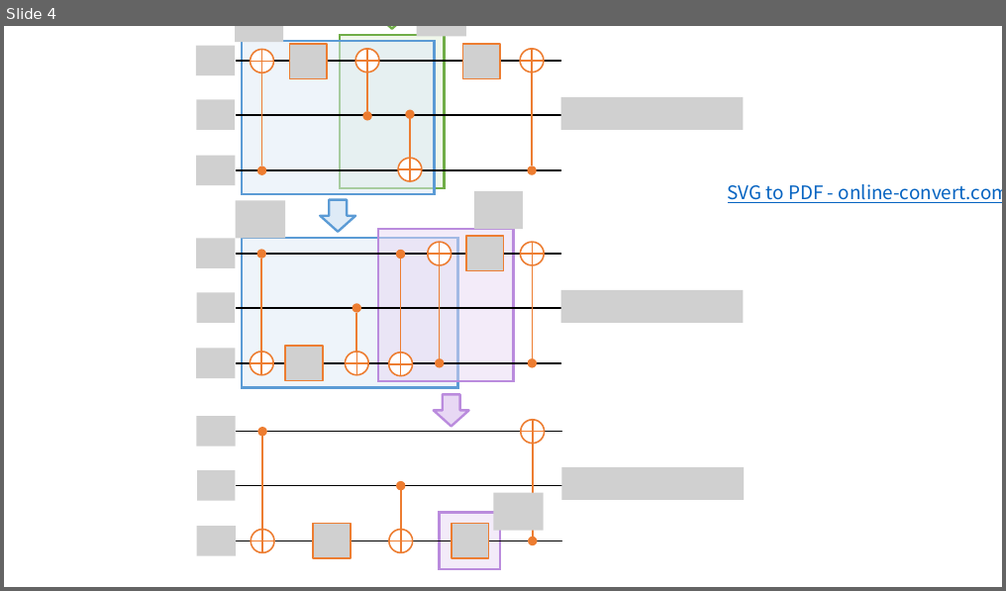
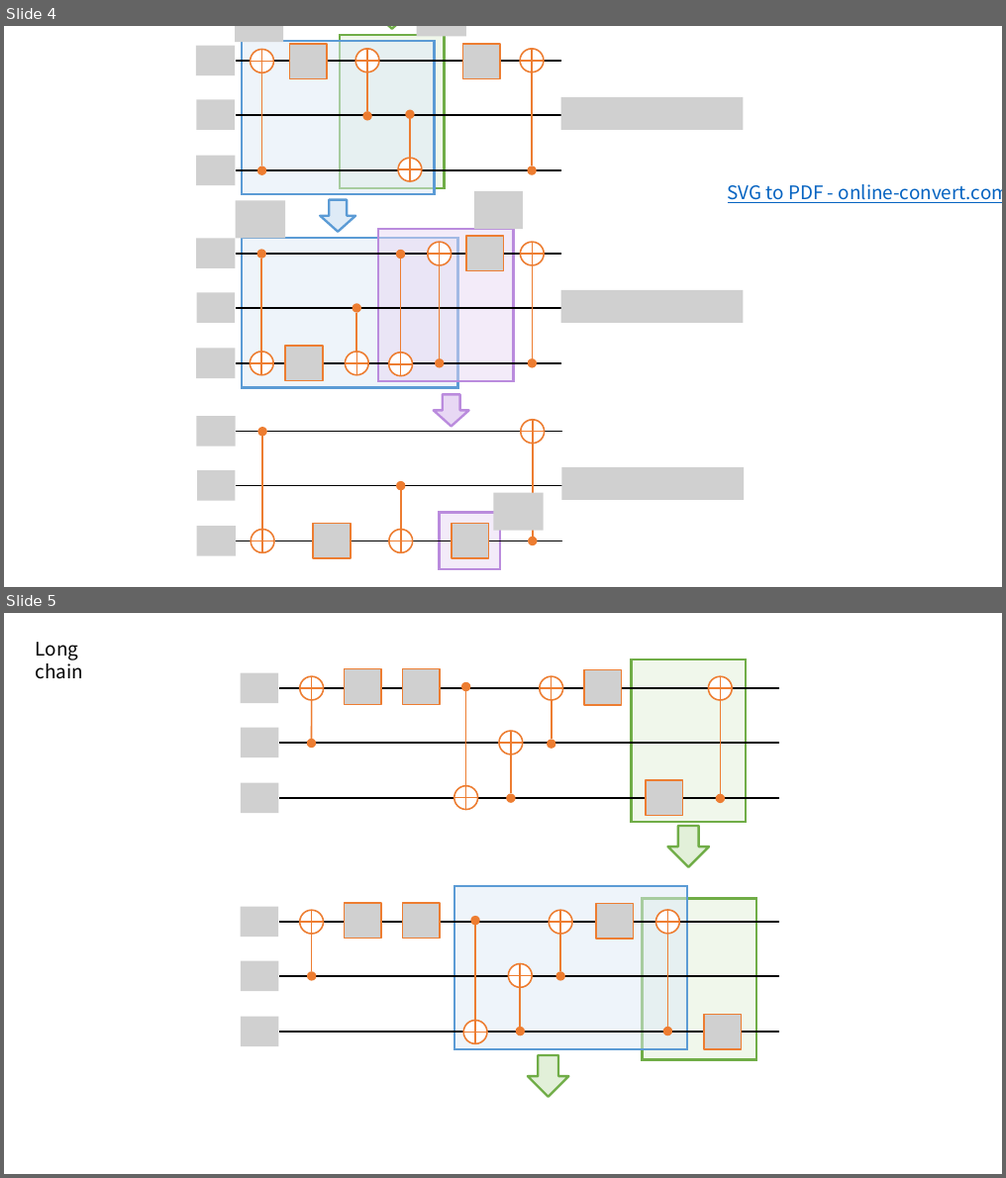
Before and after one commit to quantum-compiler/quartz, a slide deck: experiment/figure_generation/figure6_increasing_xfer/final_figures/final_figures.pptx. Shown one above the other, each under a label of ours: slide 4 before the commit, slides 4 and 5 after it. The pictures are 1006x591 and 1006x1178 pixels, drawn with LibreOffice and Linux fonts; fonts in the diff are those of the drawing; grey boxes stand for pictures; background and template pictures are left out. Boxes give left, top, right and bottom in pixels: in the first picture for what was removed or moved away, otherwise in the second. Text is boxed around its words. In the diff, an @@ line names an element or a change of style, - is before the commit and + after.

```diff
--- a/experiment/figure_generation/figure6_increasing_xfer/final_figures/final_figures.pptx
+++ b/experiment/figure_generation/figure6_increasing_xfer/final_figures/final_figures.pptx
@@ slide 5 added at [4,613,1002,1174], background #FFFFFF @@
@@ text added at [36,642,83,679], 18 pt, text #000000 @@
+Long chain
@@ group added at [241,660,779,822]: 8 lines, 7 pictures, 5 flow chart ors, 5 ellipses, 1 rectangle @@
@@ right arrow added at [668,827,709,867], fill #E2F0D9, outline #70AD47 2.25 pt @@
@@ group added at [241,886,779,1060]: 8 lines, 7 pictures, 5 flow chart ors, 5 ellipses, 2 rectangles @@
@@ right arrow added at [528,1057,568,1097], fill #E2F0D9, outline #70AD47 2.25 pt @@
```
Also in this commit, not shown: 4 other slides added, 4 other files.
